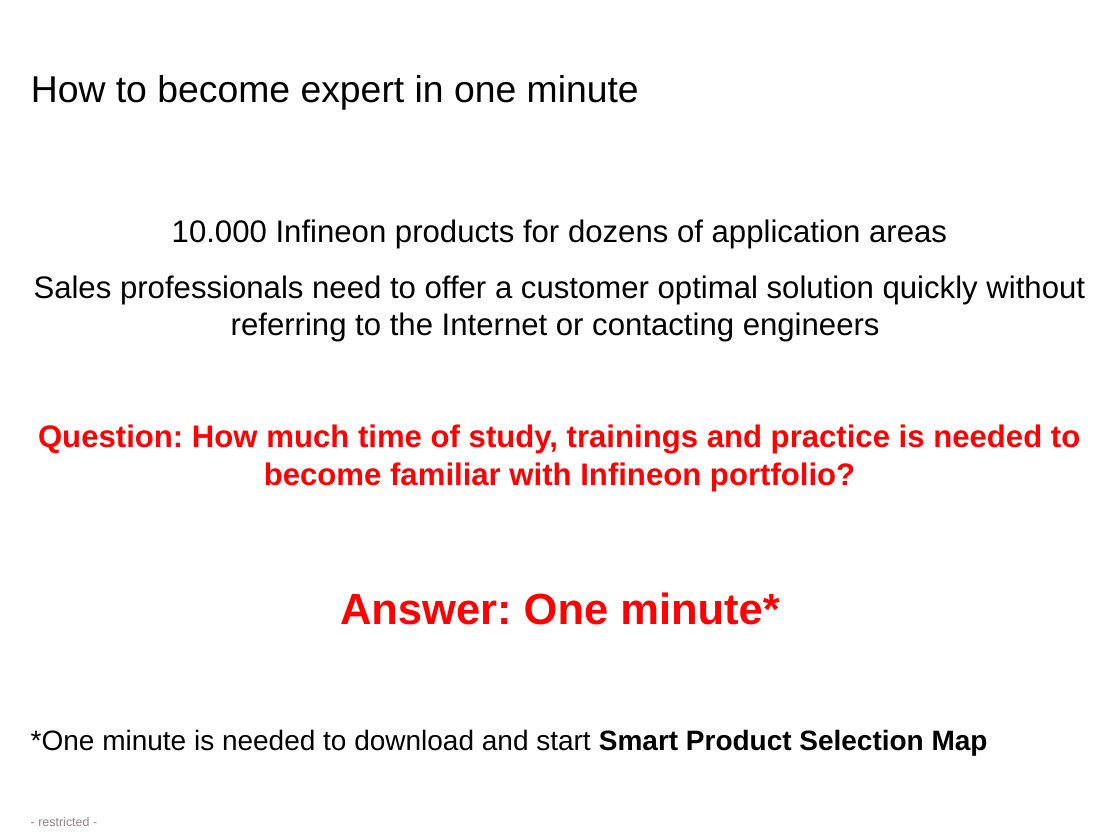
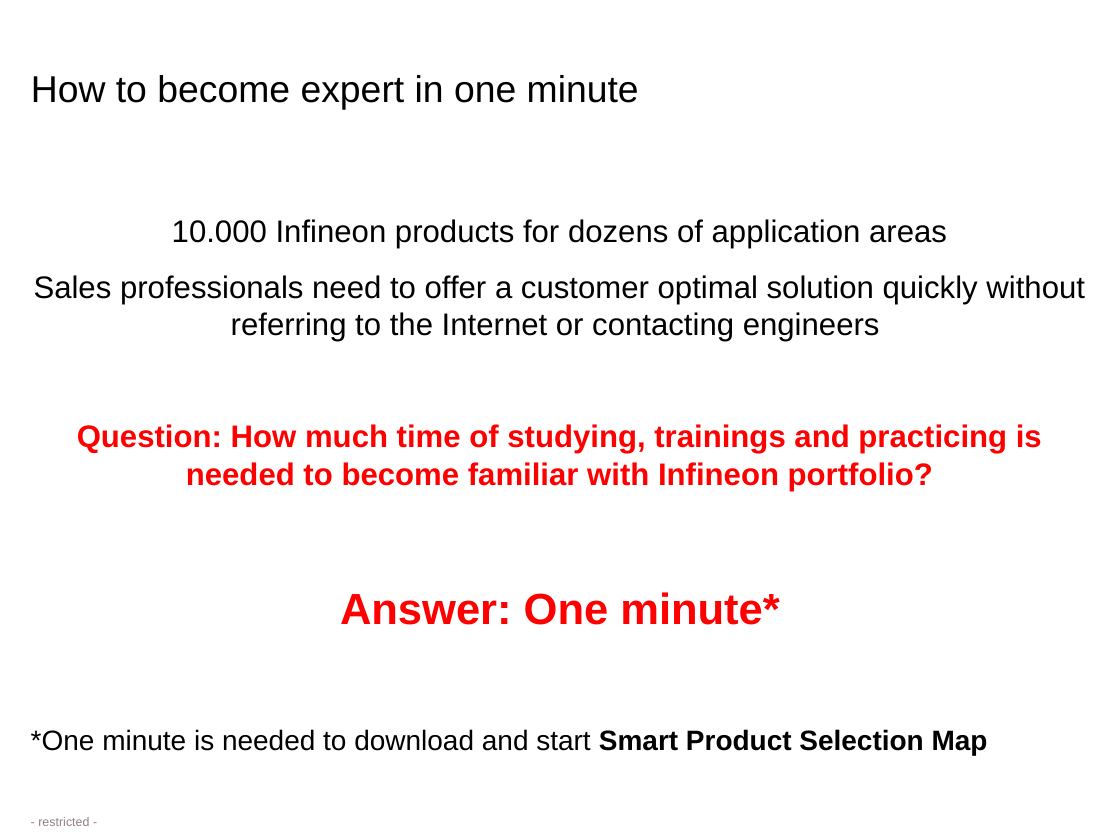
Before and after one commit to vbasov007/Infineon_Selection_Guide, a slide deck: slide 2 of Guides/Become infineon portfilio expert in 1 min.pptx. Drawn at 1120x840 pixels with LibreOffice and Linux fonts; fonts in the diff are those of the drawing; background and template pictures are left out. Boxes give left, top, right and bottom in pixels: in the first picture for what was removed or moved away, otherwise in the second. Text is boxed around its words. In the diff, an @@ line names an element or a change of style, - is before the commit and + after.

```diff
--- a/Guides/Become infineon portfilio expert in 1 min.pptx
+++ b/Guides/Become infineon portfilio expert in 1 min.pptx
@@ text at box(77, 424, 1042, 491): text changed @@
-Question: How much time of study, trainings and practice is needed to become familiar with Infineon portfolio?
+Question: How much time of studying, trainings and practicing is needed to become familiar with Infineon portfolio?
```
Also in this commit, not shown: 4 other slides changed, 3 slides added, 1 slide removed, 1 other file.
